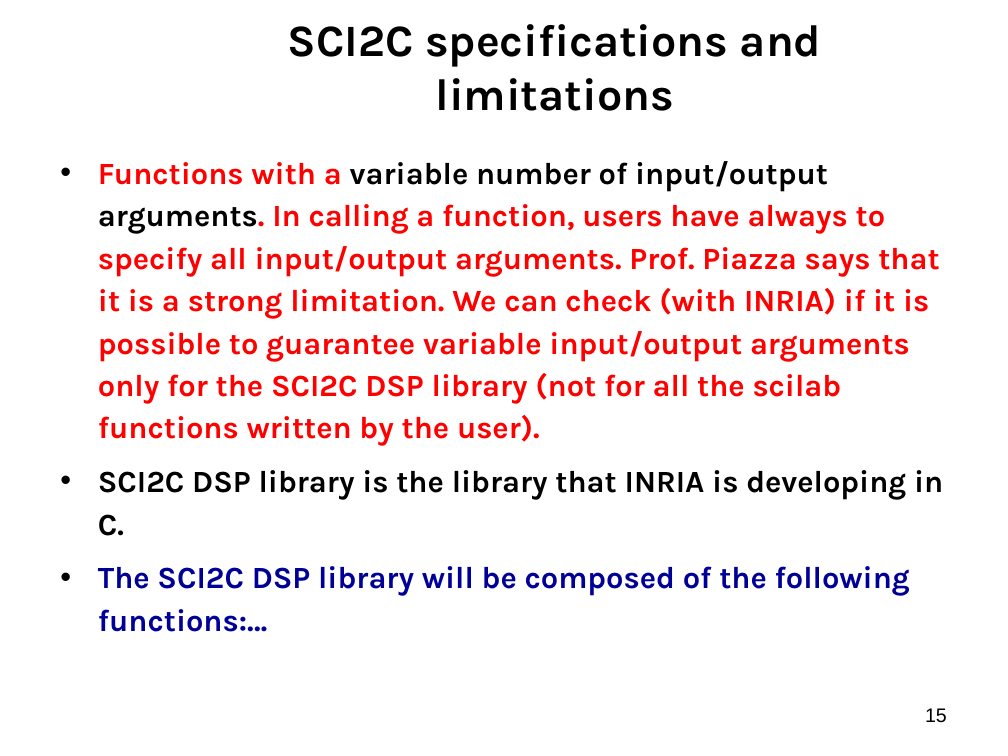
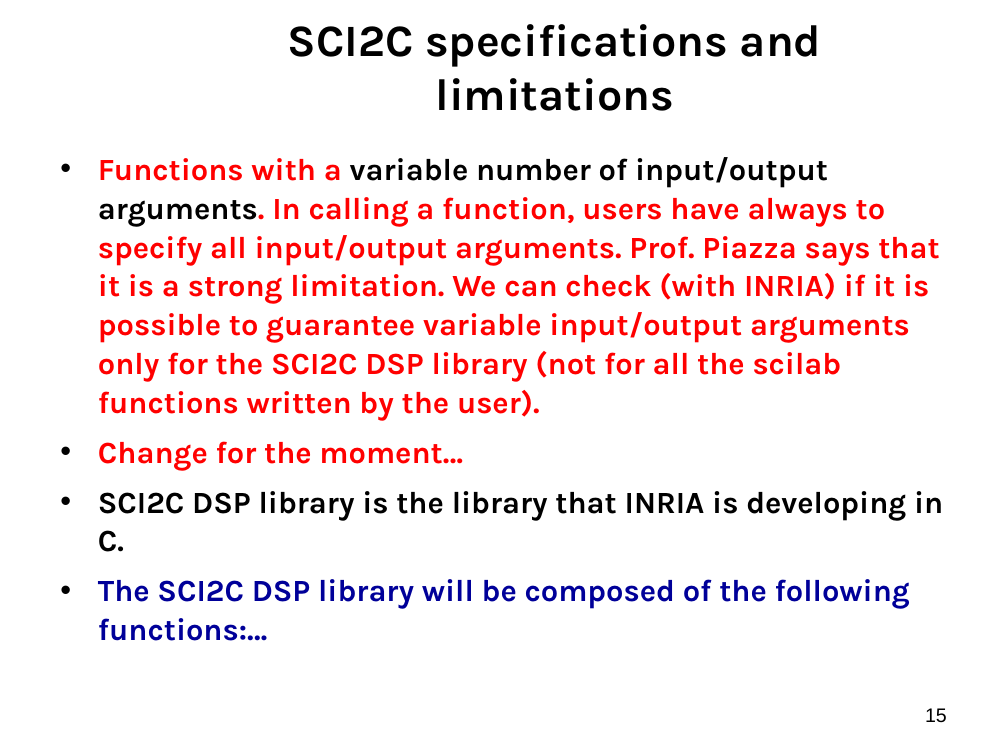
Before and after one commit to scilab/scilab2c, a slide deck: slide 15 of Doc/Presentations/Sci2CRequirements.ppt. Drawn at 1008x756 pixels with LibreOffice and Linux fonts; fonts in the diff are those of the drawing; background and template pictures are left out. Boxes give left, top, right and bottom in pixels: in the first picture for what was removed or moved away, otherwise in the second. Text is boxed around its words. In the diff, an @@ line names an element or a change of style, - is before the commit and + after.

```diff
--- a/Doc/Presentations/Sci2CRequirements.ppt
+++ b/Doc/Presentations/Sci2CRequirements.ppt
@@ text at (x1=98, y1=157, x2=943, y2=641): line spacing 1.15 to 1.05 @@
@@ text at (x1=98, y1=441, x2=463, y2=470): paragraph added @@
+• Change for the moment…
```
Also in this commit, not shown: 5 other slides changed, 1 slide added, 1 slide removed.
